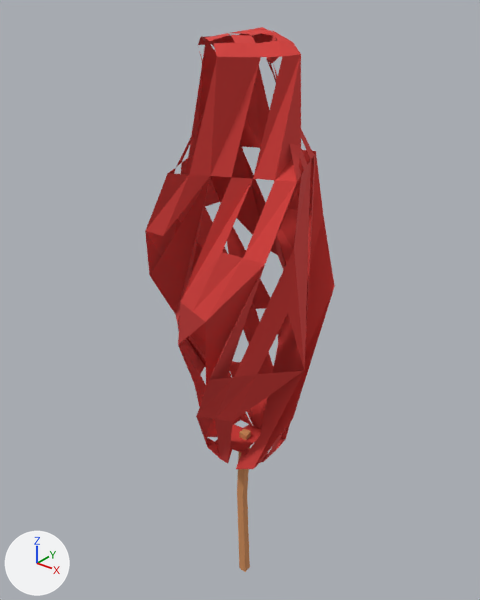
The COLLADA model src/objects/world_3_tree_2.dae as it was, and as the next commit left it.
Before and after are seen from a 50 mm lens placed at (3.12, -3.97, 5.56), pointed at (-0.19, 0.16, 2.99). Lighting does not change. The marker at lower left points along +X, +Y and +Z. Where no turn or scale is listed for an object, it has been applied to the vertices.

In view in the first picture: 'world_3_tree_2_base', 'world_3_tree_2_leaves'.
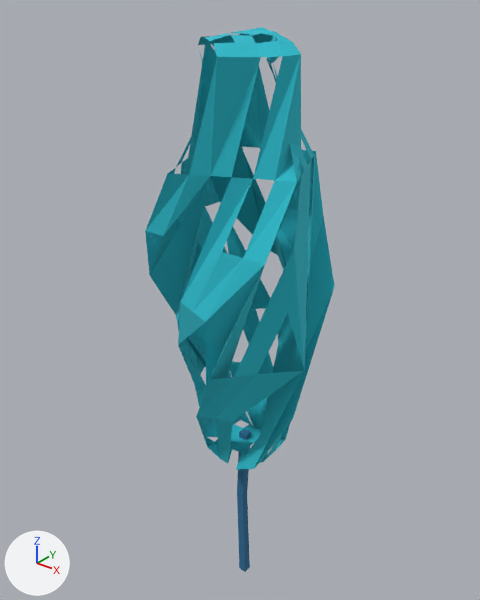
Boxes [x1, y1, x2, y2] around the edits, measured in the pictures (480 x 600 px):
'world_3_tree_2_leaves', recoloured (red to cyan)
    both: [145, 27, 335, 469]
'world_3_tree_2_base', recoloured
    both: [237, 429, 251, 572]

Edits to the bpy script that builds the scene:
```text
Change mat_world_3_tree_leaves:
    mat_world_3_tree_leaves.base_color: (0.668, 0.0424, 0.0369) -> (0.0185, 0.501, 0.606)  # red #d53a36 -> cyan #25bccc
Change mat_world_3_tree_base:
    mat_world_3_tree_base.base_color: (0.644, 0.272, 0.102) -> (0.0225, 0.148, 0.298)  # orange #d28e5a -> blue #296b94
```
